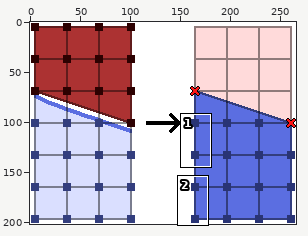
Pixel-art file -- docs/assets/images/wip/antitrapezoid_flip.aseprite. Above: a wide view before the commit, with the close-up outlined.
Close-up. Before the commit:
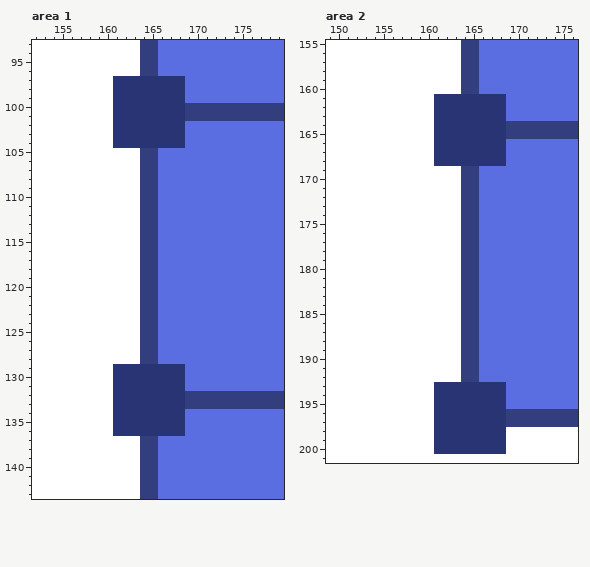
266x202 pixels, 1 frame. Colours within 5 levels of each other are drawn and written as one. Shown: area 1: x 152..179, y 93..143; area 2: x 149..176, y 155..201.
After:
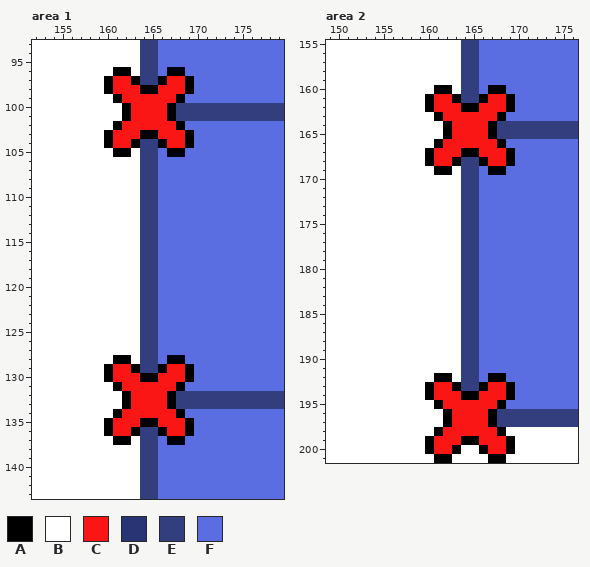
Palette (. is transparent): A #000000  B #ffffff  C #fb1616  D #293475  E #333e7e  F #5b6ee1
Changes in this commit:
--- area 1, layer "pts"
@@ x 158..171 @@
  95 BBBBBBEEFFFFFF
- 96 BBBBBBEEFFFFFF
- 97 BBBDDDDDDDDFFF
- 98 BBBDDDDDDDDFFF
- 99 BBBDDDDDDDDFFF
-100 BBBDDDDDDDDEEE
-101 BBBDDDDDDDDEEE
-102 BBBDDDDDDDDFFF
-103 BBBDDDDDDDDFFF
-104 BBBDDDDDDDDFFF
-105 BBBBBBEEFFFFFF
+ 96 BBBAABEEFAAFFF
+ 97 BBACCAEEACCAFF
+ 98 BBACCCAACCCAFF
+ 99 BBBACCCCCCAFFF
+100 BBBBACCCCAEEEE
+101 BBBBACCCCAEEEE
+102 BBBACCCCCCAFFF
+103 BBACCCAACCCAFF
+104 BBACCAEEACCAFF
+105 BBBAABEEFAAFFF
 106 BBBBBBEEFFFFFF
@@ x 158..171 @@
 127 BBBBBBEEFFFFFF
-128 BBBBBBEEFFFFFF
-129 BBBDDDDDDDDFFF
-130 BBBDDDDDDDDFFF
-131 BBBDDDDDDDDFFF
-132 BBBDDDDDDDDEEE
-133 BBBDDDDDDDDEEE
-134 BBBDDDDDDDDFFF
-135 BBBDDDDDDDDFFF
-136 BBBDDDDDDDDFFF
-137 BBBBBBEEFFFFFF
+128 BBBAABEEFAAFFF
+129 BBACCAEEACCAFF
+130 BBACCCAACCCAFF
+131 BBBACCCCCCAFFF
+132 BBBBACCCCAEEEE
+133 BBBBACCCCAEEEE
+134 BBBACCCCCCAFFF
+135 BBACCCAACCCAFF
+136 BBACCAEEACCAFF
+137 BBBAABEEFAAFFF
 138 BBBBBBEEFFFFFF
--- area 2, layer "pts"
@@ x 158..171 @@
 159 BBBBBBEEFFFFFF
-160 BBBBBBEEFFFFFF
-161 BBBDDDDDDDDFFF
-162 BBBDDDDDDDDFFF
-163 BBBDDDDDDDDFFF
-164 BBBDDDDDDDDEEE
-165 BBBDDDDDDDDEEE
-166 BBBDDDDDDDDFFF
-167 BBBDDDDDDDDFFF
-168 BBBDDDDDDDDFFF
-169 BBBBBBEEFFFFFF
+160 BBBAABEEFAAFFF
+161 BBACCAEEACCAFF
+162 BBACCCAACCCAFF
+163 BBBACCCCCCAFFF
+164 BBBBACCCCAEEEE
+165 BBBBACCCCAEEEE
+166 BBBACCCCCCAFFF
+167 BBACCCAACCCAFF
+168 BBACCAEEACCAFF
+169 BBBAABEEFAAFFF
 170 BBBBBBEEFFFFFF
@@ x 158..171 @@
 191 BBBBBBEEFFFFFF
-192 BBBBBBEEFFFFFF
-193 BBBDDDDDDDDFFF
-194 BBBDDDDDDDDFFF
-195 BBBDDDDDDDDFFF
-196 BBBDDDDDDDDEEE
-197 BBBDDDDDDDDEEE
-198 BBBDDDDDDDDBBB
-199 BBBDDDDDDDDBBB
-200 BBBDDDDDDDDBBB
-201 BBBBBBBBBBBBBB
+192 BBBAABEEFAAFFF
+193 BBACCAEEACCAFF
+194 BBACCCAACCCAFF
+195 BBBACCCCCCAFFF
+196 BBBBACCCCAEEEE
+197 BBBBACCCCAEEEE
+198 BBBACCCCCCABBB
+199 BBACCCAACCCABB
+200 BBACCABBACCABB
+201 BBBAABBBBAABBB
Boxes around the changes in both close-ups, in picture pixels (x1, y1, x2, y2):
changed: (104, 67, 194, 157)
changed: (104, 355, 194, 445)
changed: (425, 85, 515, 175)
changed: (425, 373, 515, 463)
